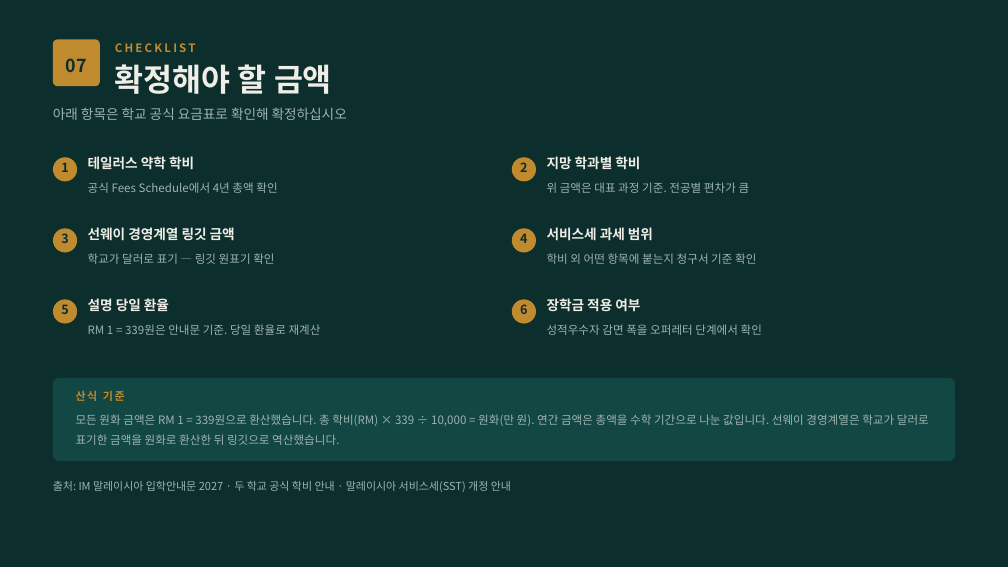
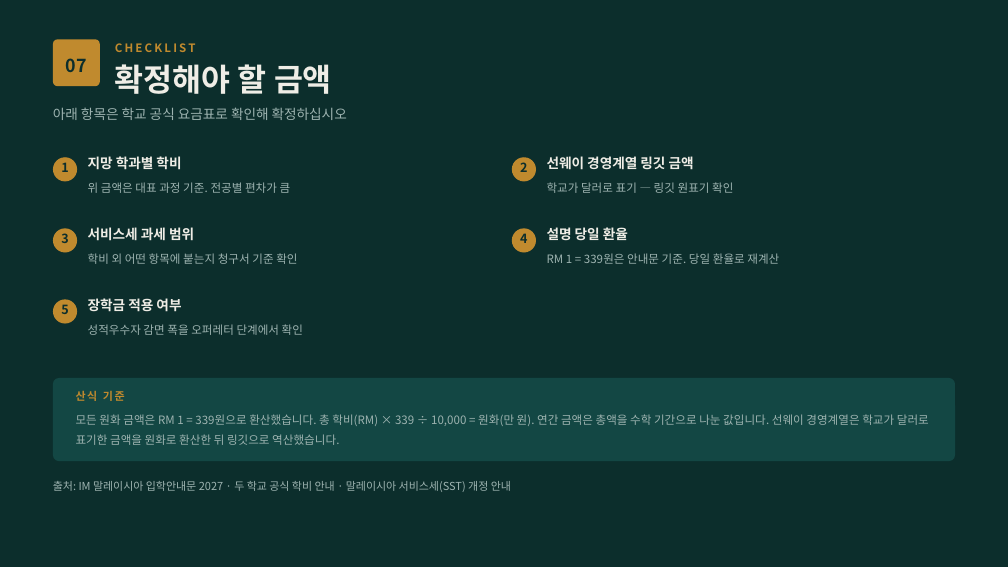
Before and after one commit to ChampionJohan/Johan, a slide deck: slide 8 of design/malaysia-study-live/말레이시아유학_학비와예산.pptx. Drawn at 1008x567 pixels with LibreOffice and Linux fonts; fonts in the diff are those of the drawing. Boxes give left, top, right and bottom in pixels: in the first picture for what was removed or moved away, otherwise in the second. Text is boxed around its words. In the diff, an @@ line names an element or a change of style, - is before the commit and + after.

```diff
--- a/design/malaysia-study-live/말레이시아유학_학비와예산.pptx
+++ b/design/malaysia-study-live/말레이시아유학_학비와예산.pptx
@@ text at (88, 156, 181, 170): text changed @@
-테일러스 약학 학비
+지망 학과별 학비
@@ text at (547, 156, 694, 170): text changed @@
-지망 학과별 학비
+선웨이 경영계열 링깃 금액
@@ text at (88, 182, 291, 193): text changed @@
-공식 Fees Schedule에서 4년 총액 확인
+위 금액은 대표 과정 기준. 전공별 편차가 큼
@@ text at (547, 182, 733, 193): text changed @@
-위 금액은 대표 과정 기준. 전공별 편차가 큼
+학교가 달러로 표기 — 링깃 원표기 확인
@@ text at (88, 227, 194, 241): text changed @@
-선웨이 경영계열 링깃 금액
+서비스세 과세 범위
@@ text at (547, 227, 628, 240): text changed @@
-서비스세 과세 범위
+설명 당일 환율
@@ text at (88, 253, 297, 264): text changed @@
-학교가 달러로 표기 — 링깃 원표기 확인
+학비 외 어떤 항목에 붙는지 청구서 기준 확인
@@ text at (547, 253, 779, 264): text changed @@
-학비 외 어떤 항목에 붙는지 청구서 기준 확인
+RM 1 = 339원은 안내문 기준. 당일 환율로 재계산
@@ text at (88, 298, 181, 312): text changed @@
-설명 당일 환율
+장학금 적용 여부
@@ ellipse removed at (512, 299, 536, 324) @@
@@ text removed at (547, 298, 640, 312) @@
-장학금 적용 여부
@@ text at (88, 324, 303, 335): text changed @@
-RM 1 = 339원은 안내문 기준. 당일 환율로 재계산
+성적우수자 감면 폭을 오퍼레터 단계에서 확인
@@ text removed at (520, 304, 527, 314) @@
-6
@@ text removed at (547, 324, 762, 335) @@
-성적우수자 감면 폭을 오퍼레터 단계에서 확인
```
Also in this commit, not shown: 2 other slides changed, 4 other files.
